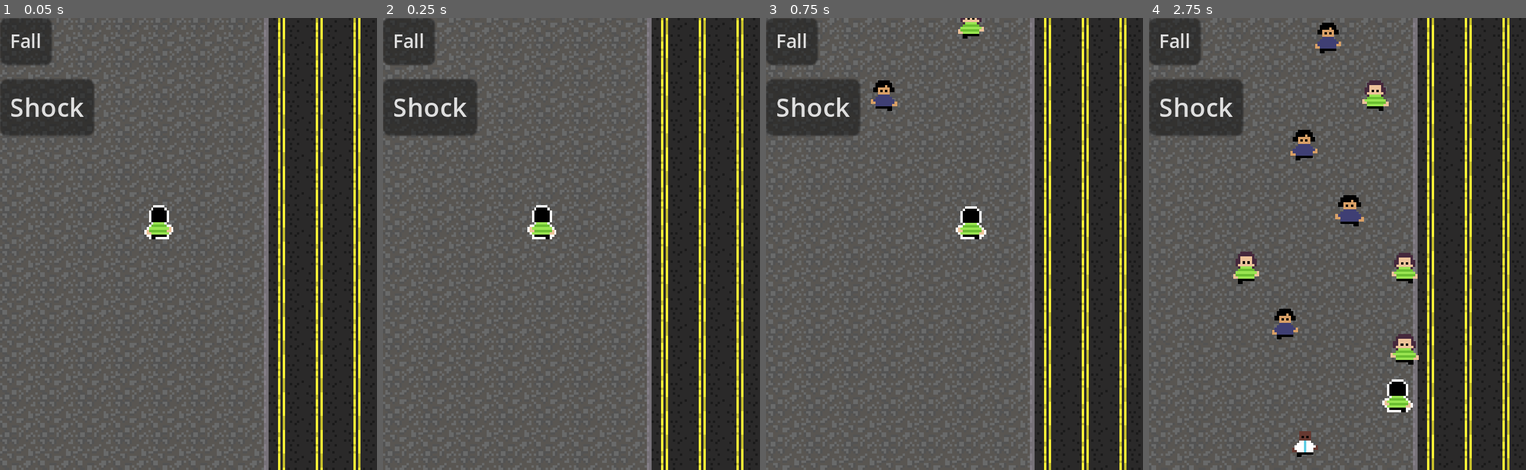
Above: before the commit, frames 1-4 (left to right).
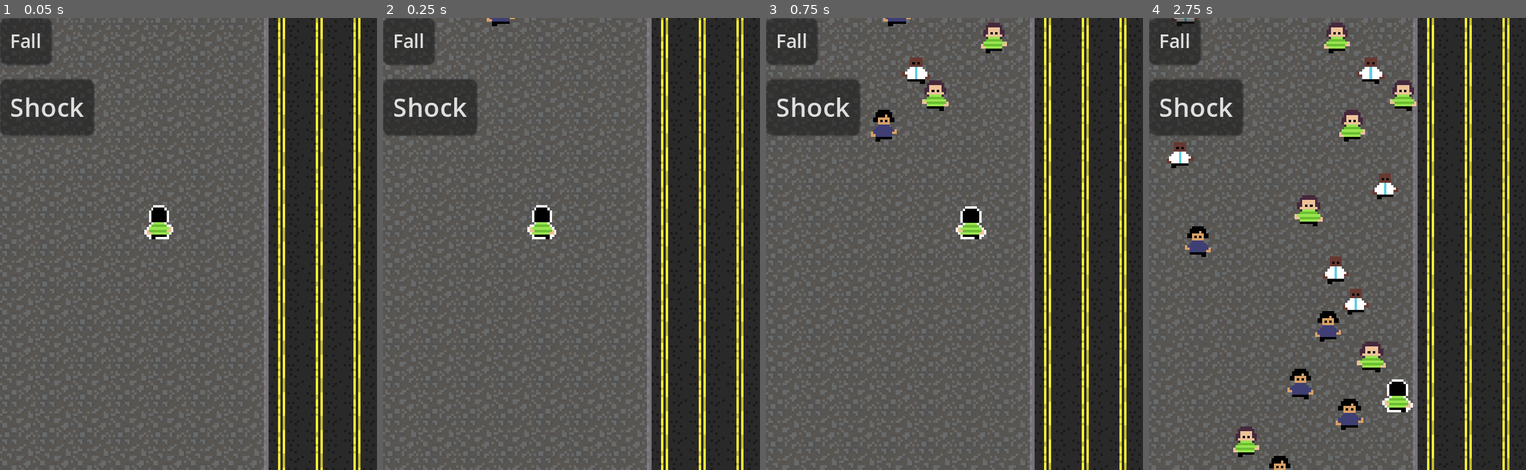
Above: after the commit, the same moments.

Repository: vitrolarium/brazilian-sidewalk
Game: Godot game, scene res://Objects/Scenes/Main.tscn
The game is run twice, just before and just after one commit, with the same random seed, the same clock (stepped at 60 frames per second) and the same inputs.
Inputs:
- Up to frame 1 (0.05 s): no input
- Up to frame 2 (0.25 s): no input
- Up to frame 3 (0.75 s): hold D (move_right) from 0.53 s (still down)
- Up to frame 4 (2.75 s): release D (move_right) at 1.28 s; hold S (move_down) 1.28-2.03 s; hold D (move_right) from 2.03 s (still down)

Frame 1 is identical in both runs. In frame 2, less than 0.1% of the frame differs, in the area x 27-35%, y 0-2%; in frame 3, 1.8%; in frame 4, 7.3%, in the area x 4-72%, y 0-100%.

Commit message:
walking people improvements

Diff:
--- a/Objects/WalkingPeoples/walking-people-base.gd
+++ b/Objects/WalkingPeoples/walking-people-base.gd
@@ -1,9 +1,10 @@
 extends CharacterBody2D
 
-const PLAYER_COLLISION_LAYER = 2
+const PLAYER_COLLISION_VALUE = 2
 const WALK_DIRECTION := Vector2.DOWN
 
 @export var speed : int = 98
+@export var dodge_speed : int = 49
 @export var ignore_player : bool = false
 
 var enabled : bool = false
@@ -12,26 +13,27 @@
 	enabled = true
 	$AnimationPlayer.play()
 
+func is_player_on_detection(collider_index) -> bool:
+	return $ObjectDetection.get_collider(0).get_collision_layer_value(PLAYER_COLLISION_VALUE)
+
 func deactivate():
 	enabled = false
 	$AnimationPlayer.pause()
 
-func walk_dodge(dodge_direction : Vector2):
-	velocity = (WALK_DIRECTION + dodge_direction).normalized() * speed
+func walk_dodge(dodge_direction : float):
+	velocity = WALK_DIRECTION * speed
+	velocity.x = clampf(dodge_direction, -1, 1) * dodge_speed
 
 func walk():
 	velocity = WALK_DIRECTION * speed
 
 func move():
 	if $ObjectDetection.is_colliding():
-		if ignore_player:
-			for i in $ObjectDetection.get_collision_count():
-				var col = $ObjectDetection.get_collider(i) as CollisionObject2D
-				if col and not col.get_collision_layer_value(PLAYER_COLLISION_LAYER):
-					walk_dodge(Vector2.LEFT)
-					break
+		var dodge_dir = position.x - $ObjectDetection.get_collider(0).position.x
+		if (ignore_player and not is_player_on_detection(0)) or (not ignore_player):
+			walk_dodge(dodge_dir)
 		else:
-			walk_dodge(Vector2.RIGHT)
+			walk_dodge(-dodge_dir)
 	else:
 		walk()
 	move_and_slide()
@@ -41,5 +43,5 @@
 	if enabled:
 		move()
 
-func leave_screen() -> void:
+func _leave_screen() -> void:
 	self.queue_free()
--- a/Objects/WalkingPeoples/walking-people-base.tscn
+++ b/Objects/WalkingPeoples/walking-people-base.tscn
@@ -72,7 +72,7 @@
 }
 
 [node name="WalkingPeopleBase" type="CharacterBody2D"]
-collision_layer = 2
+collision_layer = 4
 script = ExtResource("1_opduh")
 
 [node name="VisibilityNotifier" type="VisibleOnScreenNotifier2D" parent="."]
@@ -80,8 +80,7 @@
 [node name="ObjectDetection" type="ShapeCast2D" parent="."]
 position = Vector2(0.5, 0)
 shape = SubResource("RectangleShape2D_akb23")
-target_position = Vector2(0, 100)
-collision_mask = 14
+collision_mask = 15
 collide_with_areas = true
 
 [node name="CollisionShape" type="CollisionShape2D" parent="."]
@@ -97,4 +96,4 @@
 [node name="Sprite" type="Sprite2D" parent="."]
 position = Vector2(0, -8)
 
-[connection signal="screen_exited" from="VisibilityNotifier" to="." method="leave_screen"]
+[connection signal="screen_exited" from="VisibilityNotifier" to="." method="_leave_screen"]
--- a/Objects/WalkingPeoples/walking_people_spawner.tscn
+++ b/Objects/WalkingPeoples/walking_people_spawner.tscn
@@ -16,7 +16,7 @@
 walking_peoples = [ExtResource("2_ei0mk"), ExtResource("3_r5swy"), ExtResource("4_35mfc")]
 
 [node name="SummonTimer" type="Timer" parent="."]
-wait_time = 0.25
+wait_time = 0.125
 
 [node name="SpawnPath" type="Path2D" parent="."]
 curve = SubResource("Curve2D_jpv5f")
